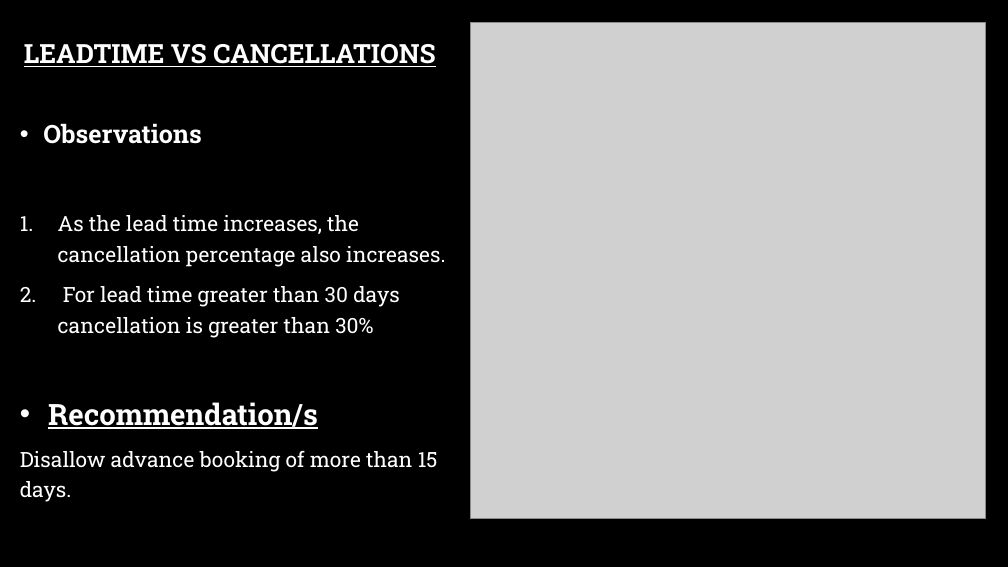
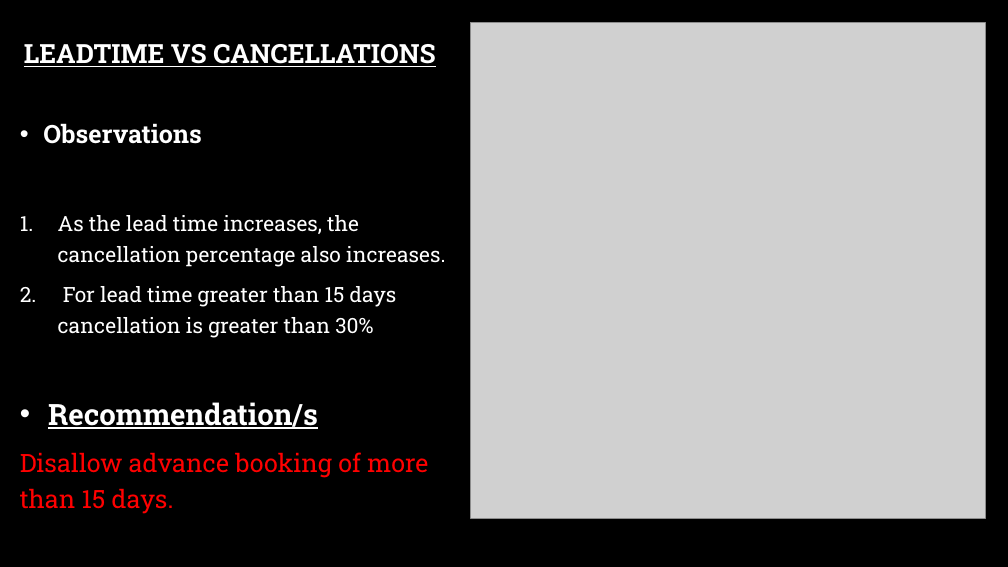
Before and after one commit to lakshay170/hotel_capstone, a slide deck: slide 10 of Hotel capstone.pptx. Drawn at 1008x567 pixels with LibreOffice and Linux fonts; fonts in the diff are those of the drawing; grey boxes stand for pictures; background and template pictures are left out. Boxes give left, top, right and bottom in pixels: in the first picture for what was removed or moved away, otherwise in the second. Text is boxed around its words. In the diff, an @@ line names an element or a change of style, - is before the commit and + after.

```diff
--- a/Hotel capstone.pptx
+++ b/Hotel capstone.pptx
@@ text at (58,286,397,338): text changed @@
-2. For lead time greater than 30 days cancellation is greater than 30%
+2. For lead time greater than 15 days cancellation is greater than 30%
@@ text at (20,452,428,514): size 20 to 24 pt, text colour #FFFFFF to #FF0000 in "Disallow advance booking of more than 15 ..." @@
```
Also in this commit, not shown: 8 other slides changed, 1 slide added, 1 slide removed, 1 other file.
